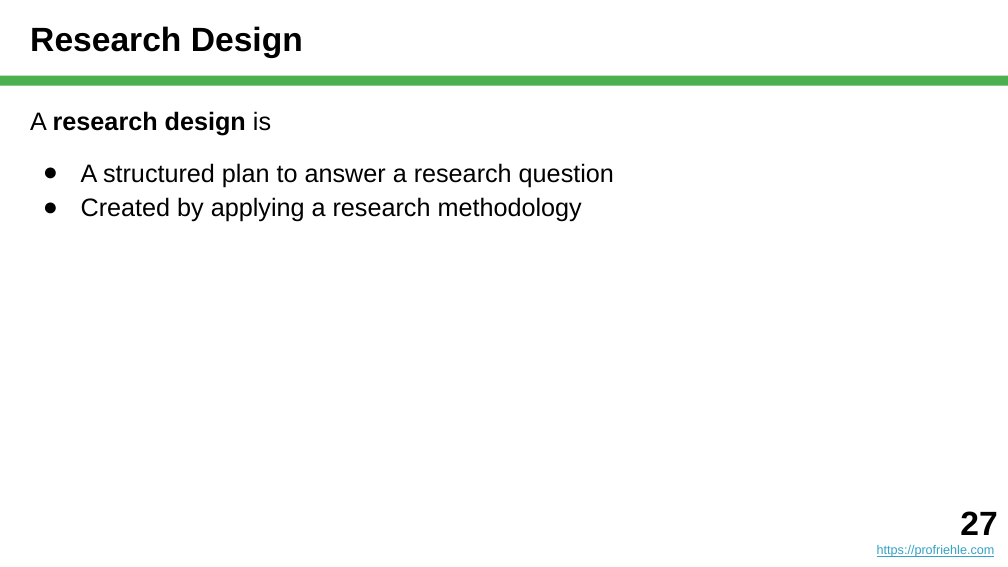
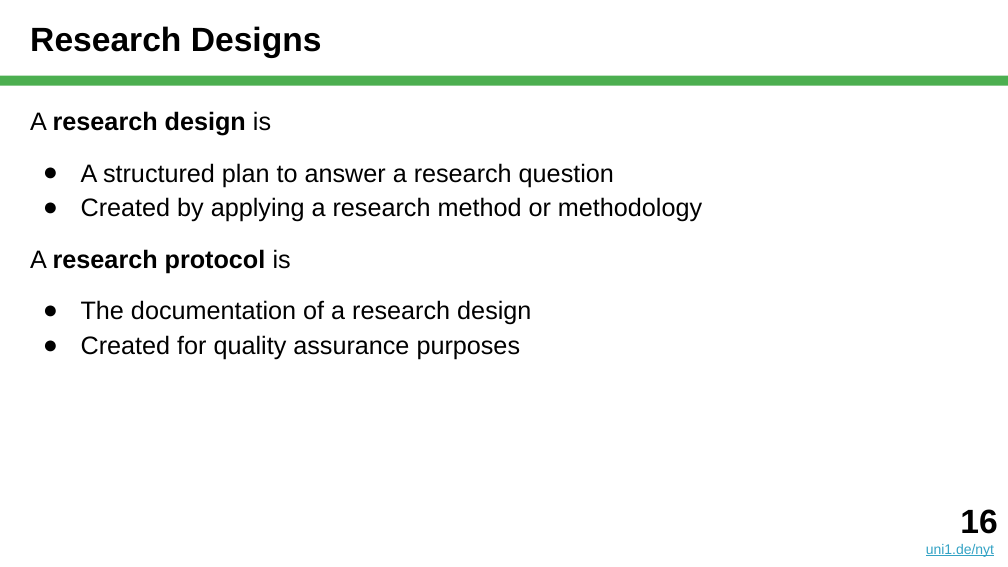
Before and after one commit to dirkriehle/nyt-course, a slide deck: slide 16 of Lecture slides/NYT B02 - Scientific Research.pptx (slide 27 before the commit). Drawn at 1008x567 pixels with LibreOffice and Linux fonts; fonts in the diff are those of the drawing. Boxes give left, top, right and bottom in pixels: in the first picture for what was removed or moved away, otherwise in the second. Text is boxed around its words. In the diff, an @@ line names an element or a change of style, - is before the commit and + after.

Commit message:
After B02 - Scientific Research

```diff
--- a/Lecture slides/NYT B02 - Scientific Research.pptx
+++ b/Lecture slides/NYT B02 - Scientific Research.pptx
@@ title at <box>30,26,322,58</box>: text changed @@
-Research Design
+Research Designs
@@ text at <box>30,197,702,360</box>: text changed @@
-● Created by applying a research methodology
+● Created by applying a research method or methodology
+A research protocol is
+● The documentation of a research design
+● Created for quality assurance purposes
@@ text added at <box>926,509,997,557</box>, 10 pt, text #34A3C5, underline @@
+16
+uni1.de/nyt
@@ text removed at <box>877,511,997,557</box> @@
-27
-https://profriehle.com
```
Also in this commit, not shown: 39 other slides changed, 2 slides added, 5 slides removed, 5 other files.
